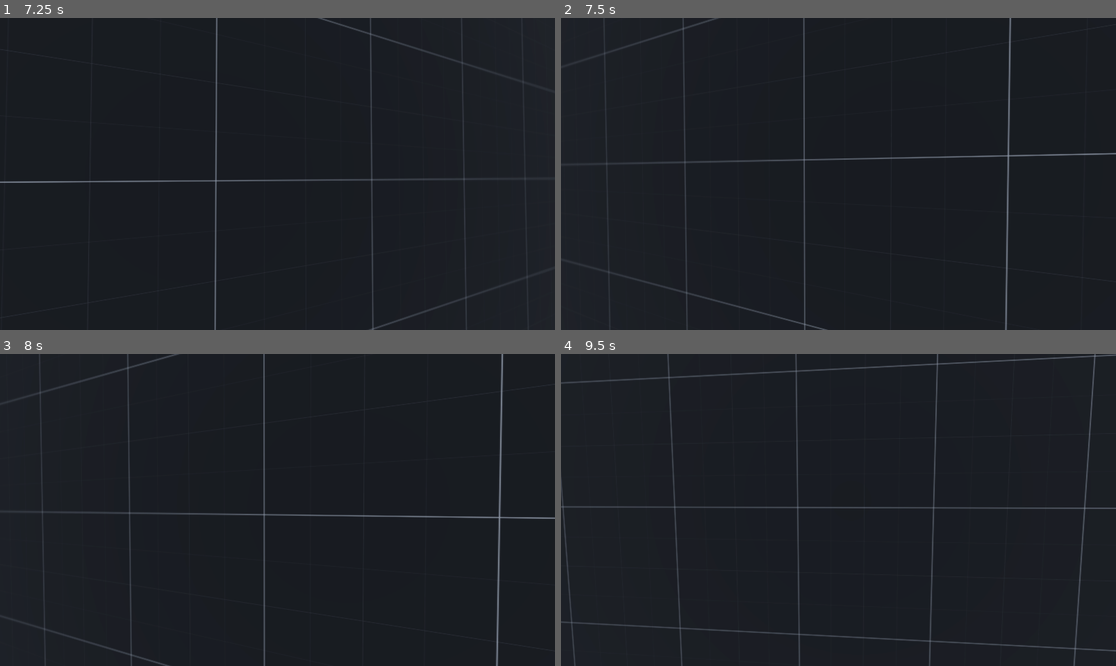
Above: before the commit, frames 1-4 (two rows, left to right).
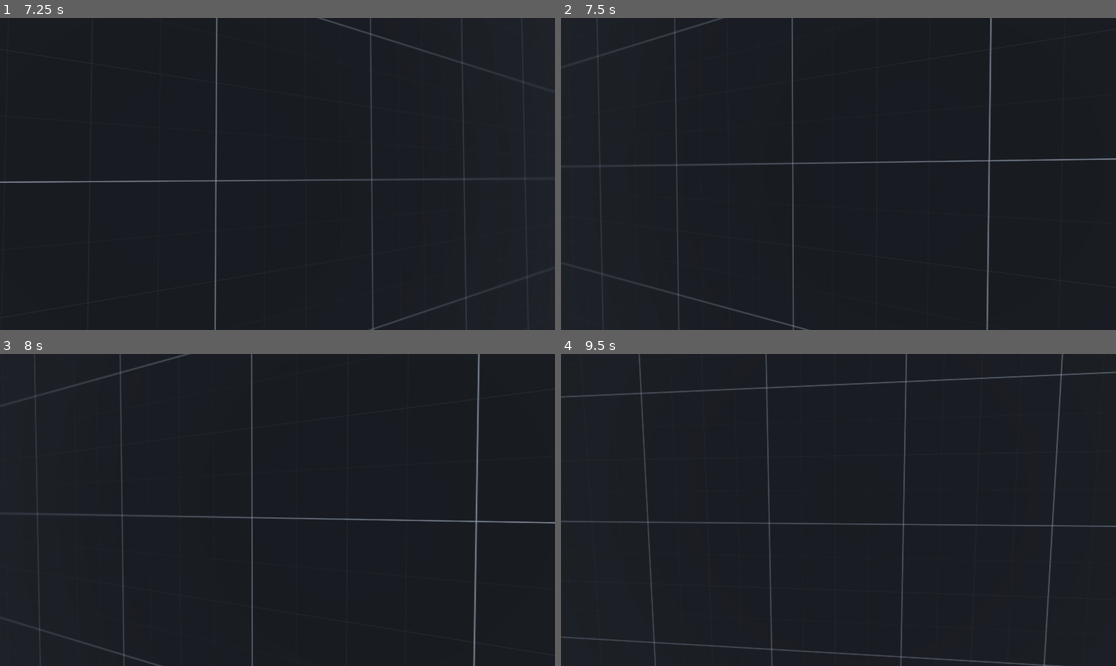
Above: after the commit, the same moments.

Repository: MagicBattle/Graveyard-Shift
Game: Godot game, scene res://scenes/main.tscn
The game is run twice, just before and just after one commit, with the same random seed, the same clock (stepped at 60 frames per second) and the same inputs.
Inputs (mouse positions are in pixels of both pictures, inside the frame that each line leads up to):
- Up to frame 1 (7.25 s): move the mouse to (305, 174) at 0.52 s; hold Shift (sprint) 0.53-1.28 s; hold W (forward) 0.53-5.78 s; tap Space (jump) at 0.77, 1.52, 3.02, 3.77, 4.52, 6.02, 6.77 s; move the mouse to (249, 174) at 1.27 s; tap Shift (sprint) every 1.5 s from 1.35 to 5.85 s; move the mouse to (288, 167) at 2.02 s; hold Shift (sprint) 2.03-2.78 s; move the mouse to (271, 180) at 2.77 s; move the mouse to (316, 177) at 3.52 s; hold Shift (sprint) 3.53-4.28 s; move the mouse to (233, 170) at 4.27 s; move the mouse to (283, 174) at 5.02 s; hold Shift (sprint) 5.03-5.78 s; move the mouse to (255, 167) at 5.77 s; hold D (right) 5.78-6.53 s; move the mouse to (305, 174) at 6.52 s; hold W (forward) from 6.53 s (still down); hold Shift (sprint) from 6.53 s (still down)
- Up to frame 2 (7.5 s): keep holding W (forward); move the mouse to (810, 174) at 7.27 s; release Shift (sprint) at 7.28 s; tap Shift (sprint) at 7.35 s
- Up to frame 3 (8 s): keep holding W (forward); tap Space (jump) at 7.52 s
- Up to frame 4 (9.5 s): move the mouse to (849, 503) at 8.02 s; hold Shift (sprint) 8.03-8.78 s; move the mouse to (832, 516) at 8.77 s; release W (forward) at 8.78 s; hold A (left) from 8.78 s (still down); tap Shift (sprint) at 8.85 s; tap Space (jump) at 9.02 s

Frame 1 is identical in both runs. In frame 2, 2.8% of the frame differs, in the area x 6-100%, y 0-100%; in frame 3, 3.1%; in frame 4, 4.1%, in the area x 0-100%, y 0-100%.

Commit message:
Add stamina system for sprinting mechanics (FIXED)
Implemented stamina management for sprinting, including recharge and deletion rates.

Diff:
--- a/-graveyard-shift/scenes/player.gd
+++ b/-graveyard-shift/scenes/player.gd
@@ -1,11 +1,21 @@
 extends CharacterBody3D
 
+@export var stamina_max : int = 20
+@export var stamina_recharge : int = 1
+@export var stamina_deletion_rate : int = 5
+@export var stamina_rechrage_timer : int = 2
+
+
+var stamina_current_level : float
+var timer : float
+var resting : bool
 
 var speed
 const WALK_SPEED = 4.0
 const SPRINT_SPEED = 6.0
 const JUMP_VELOCITY = 4.5
 const SENSITIVITY = 0.005
+
 
 #bob variables
 const BOB_FREQ = 2.0
@@ -25,15 +35,19 @@
 @onready var camera: Camera3D = $CameraPivot/Camera3D
 
 func _ready() -> void:
+	stamina_current_level = stamina_max
 	Input.set_mouse_mode(Input.MOUSE_MODE_CAPTURED)
 	original_camera_y = camera.transform.origin
 	pitch = camera.rotation.x
+
+
 
 func _unhandled_input(event: InputEvent) -> void:
 	if event is InputEventMouseMotion:
 		head.rotate_y(-event.relative.x * SENSITIVITY)
 		pitch = clamp(pitch - event.relative.y * SENSITIVITY, deg_to_rad(-89.0), deg_to_rad(89.0))
 		camera.rotation.x = pitch
+
 
 func _physics_process(delta: float) -> void:
 	# Gravity
@@ -44,15 +58,32 @@
 	if Input.is_action_just_pressed("jump") and is_on_floor():
 		velocity.y = JUMP_VELOCITY
 
-	# Sprint
-	if Input.is_action_pressed("sprint"):
-		speed = SPRINT_SPEED
-	else:
+	#Stamina And Sprinting
+
+	if resting and timer >= stamina_rechrage_timer and stamina_current_level < stamina_max:
+		if stamina_current_level > stamina_max:
+			stamina_current_level = stamina_max
+		stamina_current_level += stamina_recharge * delta
+
+
+	var input_dir := Input.get_vector("left", "right", "forward", "back")
+	var direction := (head.transform.basis * Vector3(input_dir.x, 0, input_dir.y)).normalized()
+
+	if not Input.is_action_pressed("sprint") or direction == Vector3.ZERO:
+		resting = true
 		speed = WALK_SPEED
+		timer += delta
+
+
+	if (stamina_current_level - stamina_deletion_rate * delta) > 0:
+		if Input.is_action_pressed("sprint") and not direction == Vector3.ZERO:
+			timer = 0
+			resting = false
+			speed = SPRINT_SPEED
+			stamina_current_level -= stamina_deletion_rate * delta
+
 
 	# Movement
-	var input_dir := Input.get_vector("left", "right", "forward", "back")
-	var direction := (head.transform.basis * Vector3(input_dir.x, 0, input_dir.y)).normalized()
 	if is_on_floor():
 		if direction:
 			velocity.x = direction.x * speed
